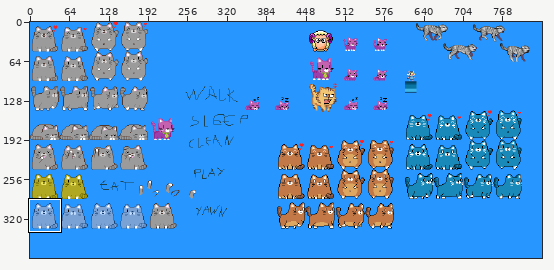
Sprite sheet: ClickDev.gmx/GFX/player.png. Above, an overview of the earlier version with the close-up marked.
Close-up. First the earlier version:
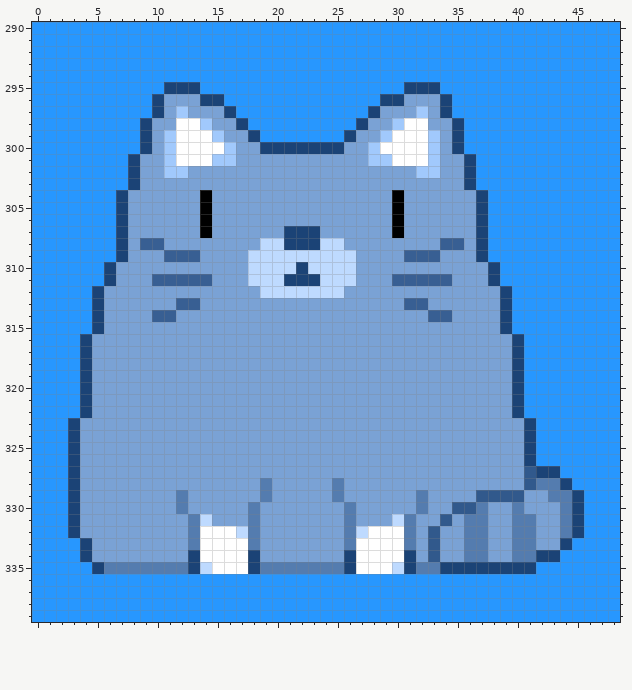
The file is 832x384 pixels. Colours within 5 levels of each other are drawn and written as one. Shown: x 0..48, y 290..339. The commit also changed other parts of the picture, which this record leaves out.
Once edited:
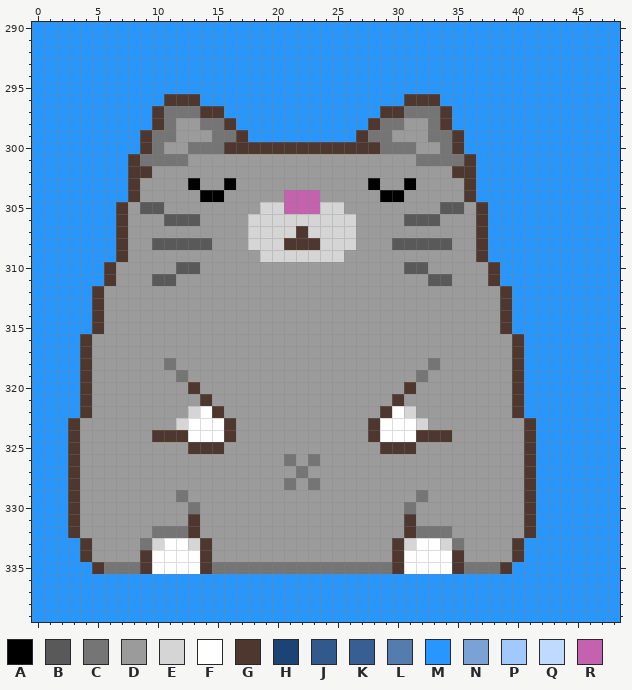
Palette (. is transparent): A #000000  B #595959  C #757575  D #9b9b9b  E #d5d5d5  F #ffffff  G #4e372e  H #1b4376  J #31598c  K #385f93  L #547caf  M #2797ff  N #7aa2d5  P #a1c9fc  Q #bedaff  R #c562b0
From old to new:
Changed rows in their new state; - is an unchanged pixel.
first column x 3:
295 --------MMM-----------------MMM------------
296 -------MGGGMM-------------MMGGGM-----------
297 -------GCCCGGM-----------MGGCCCG-----------
298 ------MGCDDCCGM---------MGCCDDCGM----------
299 ------GCCDDDCCGM-------MGCCDDDCCG----------
300 ------GCDDCCCGGGGGGGGGGGGGCCCDDCG----------
301 -----GCCCCDDDDDDDDDDDDDDDDDDDCCCCG---------
302 -----GGDDDDDDDDDDDDDDDDDDDDDDDDDGG---------
303 -----GDDDDADDADDDDDDDDDDDADDADDDDG---------
304 ----MGDDDDD-ADDDDDRRRDDDDDA-DDDDDGM--------
305 ----GDBBDDDDDDDDEERRREEDDDDDDDDBBDG--------
306 ----GDDDBBBDDDDEEEEEEEEEDDDDBBBDDDG--------
307 ----GDDDDDDDDDDEEEEGEEEEDDDDDDDDDDG--------
308 ----GDDBBBBBDDDEEEGGGEEEDDDBBBBBDDG--------
309 ----GDDDDDDDDDDDEEEEEEEDDDDDDDDDDDG--------
310 ---GDDDDDBBDDDDDDDDDDDDDDDDDBBDDDDDG-------
311 ---GDDDBBDDDDDDDDDDDDDDDDDDDDDBBDDDG-------
312 --GDDDDDDDDDDDDDDDDDDDDDDDDDDDDDDDDDG------
313 --GDDDDDDDDDDDDDDDDDDDDDDDDDDDDDDDDDG------
314 --GDDDDDDDDDDDDDDDDDDDDDDDDDDDDDDDDDG------
315 --GDDDDDDDDDDDDDDDDDDDDDDDDDDDDDDDDDG------
316 -GDDDDDDDDDDDDDDDDDDDDDDDDDDDDDDDDDDDG-----
317 -GDDDDDDDDDDDDDDDDDDDDDDDDDDDDDDDDDDDG-----
318 -GDDDDDDCDDDDDDDDDDDDDDDDDDDDDCDDDDDDG-----
319 -GDDDDDDDCDDDDDDDDDDDDDDDDDDDCDDDDDDDG-----
320 -GDDDDDDDDGDDDDDDDDDDDDDDDDDGDDDDDDDDG-----
321 -GDDDDDDDDDGDDDDDDDDDDDDDDDGDDDDDDDDDG-----
322 -GDDDDDDDDEFGDDDDDDDDDDDDDGFEDDDDDDDDG-----
323 GDDDDDDDDEFFFGDDDDDDDDDDDGFFFEDDDDDDDDG----
324 GDDDDDDGGGFFFGDDDDDDDDDDDGFFFGGGDDDDDDG----
325 GDDDDDDDDDGGGDDDDDDDDDDDDDGGGDDDDDDDDDG----
326 GDDDDDDDDDDDDDDDDDCDCDDDDDDDDDDDDDDDDDG----
327 GDDDDDDDDDDDDDDDDDDCDDDDDDDDDDDDDDDDDDGMM--
328 GDDDDDDDDDDDDDDDDDCDCDDDDDDDDDDDDDDDDDGMMM-
329 GDDDDDDDDCDDDDDDDDDDDDDDDDDDDCDDDDDDDDGMMMM
330 GDDDDDDDDDCDDDDDDDDDDDDDDDDDCDDDDDDDDDGMMMM
331 GDDDDDDDDDGDDDDDDDDDDDDDDDDDGDDDDDDDDDGMMMM
332 GDDDDDDCCCGDDDDDDDDDDDDDDDDDGCCCDDDDDDGMMMM
333 -GDDDDCEFFEGDDDDDDDDDDDDDDDGEFFECDDDDGMMMM-
334 -GDDDDGFFFFGDDDDDDDDDDDDDDDGFFFFGDDDDGMMM--
335 --GCCCGFFFFGCCCCCCCCCCCCCCCGFFFFGCCCGMM----
